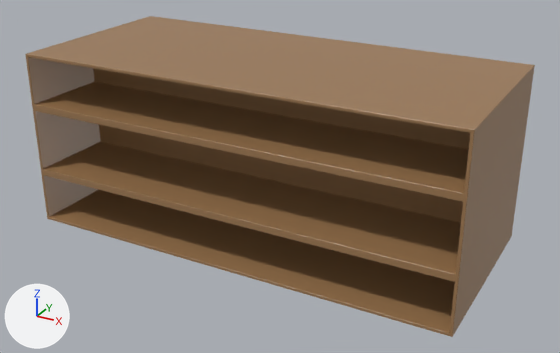
An edit to the FBX model Assets/Original_assets/furniture/Centrl_display_unit.fbx, drawn before and after from the same camera.
Camera for both pictures: a 50 mm camera at (1.89, -12.5, 6.24) aimed at (-3.82, -2.12, 1.06). Lighting does not change. The marker at lower left points along +X, +Y and +Z. The first picture is the older version. Where no turn or scale is listed for an object, it has been applied to the vertices.

Before the edit, the objects in view are built like this:
```python
me_cube_102 = bpy.data.meshes.new('Cube.102')
me_cube_102.from_pydata(...)  # 200 vertices, 226 faces; spans x -7.7..-0.3, y -3.65..-0.35, z 0.0..3.0
me_cube_102.materials.append(mat_cm_roble_miel)  # brown #9e7952
ob_exp_central = bpy.data.objects.new('Exp_central', me_cube_102)
ob_exp_central.location = (0.0, 0.0, 0.0)
```
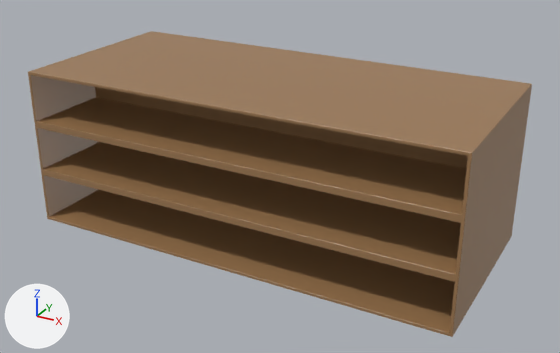
Diff of the bpy script that builds the scene:
```diff
--- a/Assets/Original_assets/furniture/Centrl_display_unit.fbx.py
+++ b/Assets/Original_assets/furniture/Centrl_display_unit.fbx.py
@@ me_cube_102 @@
 # used by ob_exp_central; location = (0.0, 0.0, 0.0)
-me_cube_102.from_pydata(...)  # 200 vertices, 226 faces; spans x -7.7..-0.3, y -3.65..-0.35, z 0.0..3.0
+me_cube_102.from_pydata(...)  # 200 vertices, 226 faces; spans x -7.7..-0.3, y -3.65..-0.35, z 0.0..2.7
+# me_cube_102 part 1: all 100 vertices in x -7.7..-0.3, y -3.65..-0.35, z 2.02..3.0 are moved by (0.0, 0.0, -0.3)
 me_cube_102.materials.append(mat_cm_roble_miel)
```

Pixel boxes [x1, y1, x2, y2] of what changed, in the pictures (560 x 353 px; the box of a moved part takes in the faces that stretch with it):
'Exp_central', reshaped: before [25, 16, 535, 337]; after [28, 31, 532, 337]
part 1 of me_cube_102, moved or reshaped: before [25, 16, 535, 262]; after [28, 31, 532, 262]
